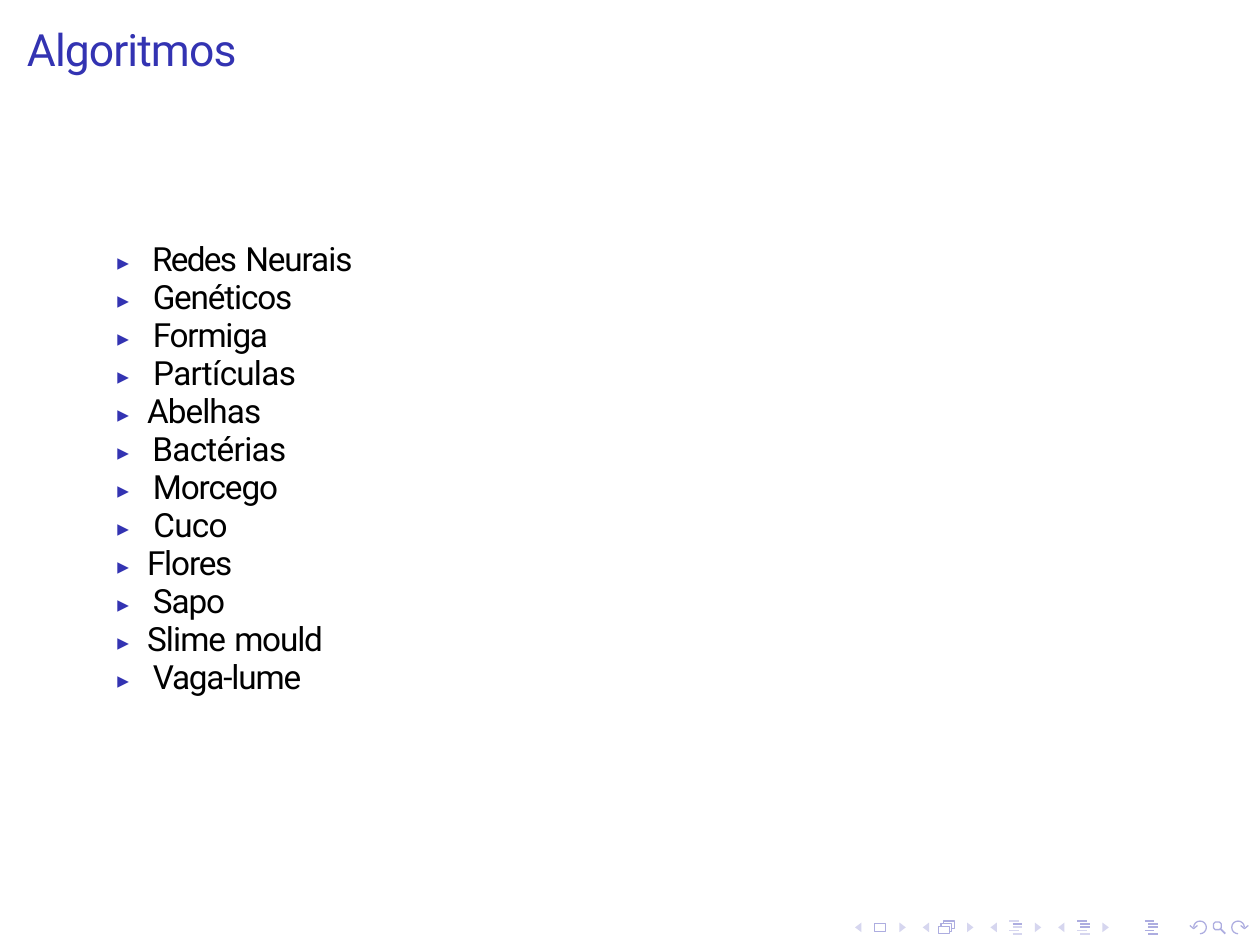
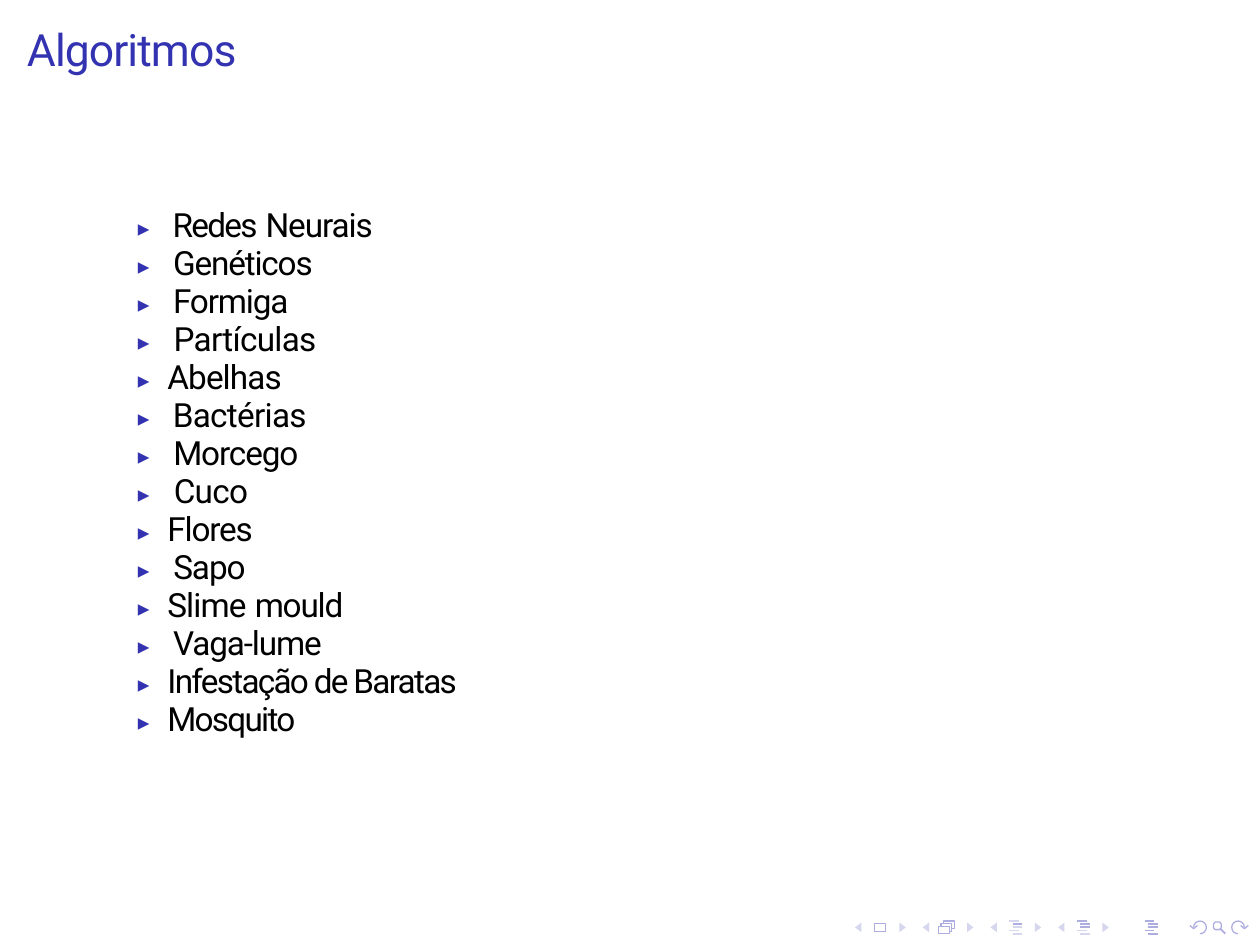
Before and after one commit to jeanCarloMachado/talks-courses, a slide deck: slide 9 of cn-papers-review/review articles bio-inspired algorithms.pptx. Drawn at 1260x946 pixels with LibreOffice and Linux fonts; fonts in the diff are those of the drawing. Boxes give left, top, right and bottom in pixels: in the first picture for what was removed or moved away, otherwise in the second. Text is boxed around its words. In the diff, an @@ line names an element or a change of style, - is before the commit and + after.

```diff
--- a/cn-papers-review/review articles bio-inspired algorithms.pptx
+++ b/cn-papers-review/review articles bio-inspired algorithms.pptx
@@ text "▶ Redes Neurais": place and size @@
-text "▶ Redes Neurais" at <box>147,246,352,696</box>
+text "▶ Redes Neurais" at <box>167,212,456,738</box>
@@ text at <box>167,667,456,738</box>: paragraphs added @@
+▶ Infestação de Baratas
+▶ Mosquito
```
